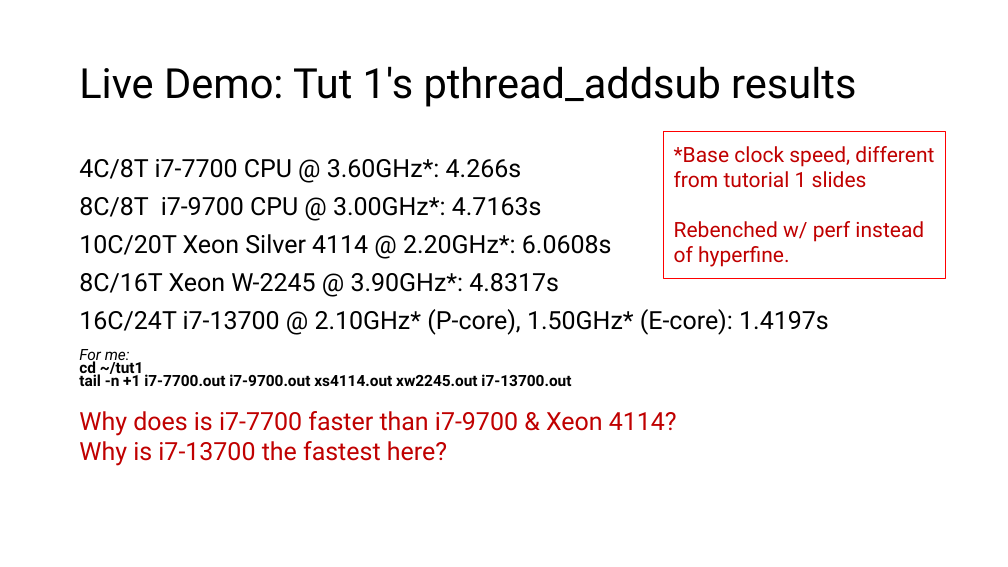
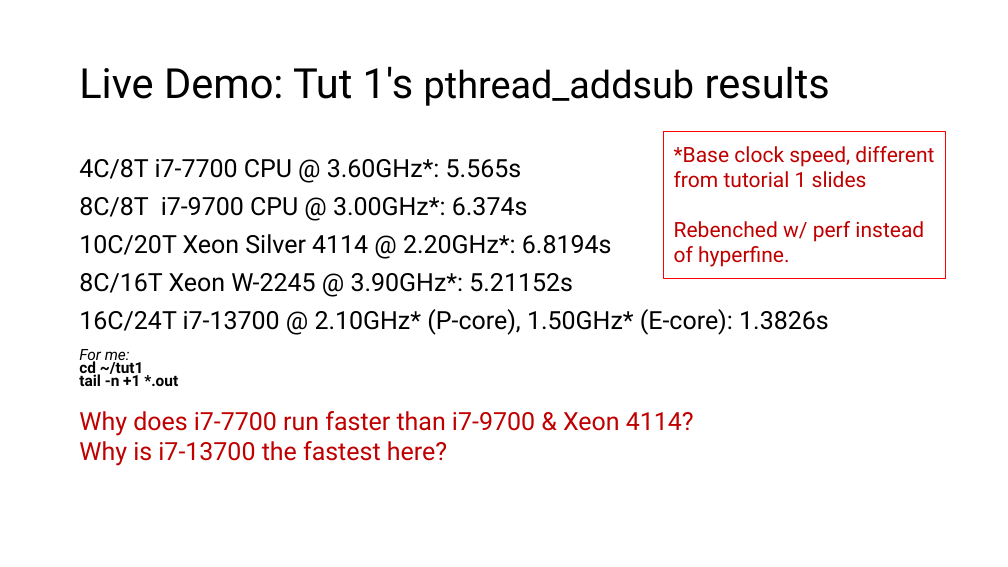
Before and after one commit to theodoreleebrant/TA-2425S1, a slide deck: slide 26 of CS3210/CS3210-TL3 (Lab 2).pptx. Drawn at 1008x567 pixels with LibreOffice and Linux fonts; fonts in the diff are those of the drawing. Boxes give left, top, right and bottom in pixels: in the first picture for what was removed or moved away, otherwise in the second. Text is boxed around its words. In the diff, an @@ line names an element or a change of style, - is before the commit and + after.

Commit message:
Update TL3 for CS3210

```diff
--- a/CS3210/CS3210-TL3 (Lab 2).pptx
+++ b/CS3210/CS3210-TL3 (Lab 2).pptx
@@ title "Live Demo: Tut 1's pthread_addsub ..." at [79,66,830,106]: size 39.6 to 36 pt in "pthread_addsub" @@
@@ text at [79,159,829,466]: text changed @@
-4C/8T i7-7700 CPU @ 3.60GHz*: 4.266s
-8C/8T i7-9700 CPU @ 3.00GHz*: 4.7163s
-10C/20T Xeon Silver 4114 @ 2.20GHz*: 6.0608s
-8C/16T Xeon W-2245 @ 3.90GHz*: 4.8317s
-16C/24T i7-13700 @ 2.10GHz* (P-core), 1.50GHz* (E-core): 1.4197s
-For me:
-cd ~/tut1
-tail -n +1 i7-7700.out i7-9700.out xs4114.out xw2245.out i7-13700.out
-Why does is i7-7700 faster than i7-9700 & Xeon 4114?
-Why is i7-13700 the fastest here?
+4C/8T i7-7700 CPU @ 3.60GHz*: 5.565s
+8C/8T i7-9700 CPU @ 3.00GHz*: 6.374s
+10C/20T Xeon Silver 4114 @ 2.20GHz*: 6.8194s
+8C/16T Xeon W-2245 @ 3.90GHz*: 5.21152s
+16C/24T i7-13700 @ 2.10GHz* (P-core), 1.50GHz* (E-core): 1.3826s
+For me:
+cd ~/tut1
+tail -n +1 *.out
+Why does i7-7700 run faster than i7-9700 & Xeon 4114?
+Why is i7-13700 the fastest here?
```
Also in this commit, not shown: 7 other slides changed, 1 slide added, 1 slide removed.
